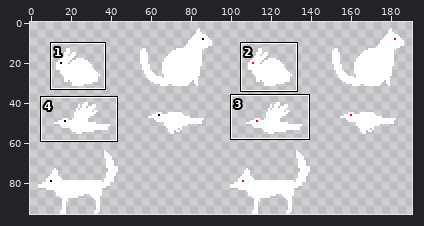
Sprite sheet, stored at assets/graphics/Animals.png. The picture above shows the old version from afar; the outline marks the close-up.
Close-up. Earlier state:
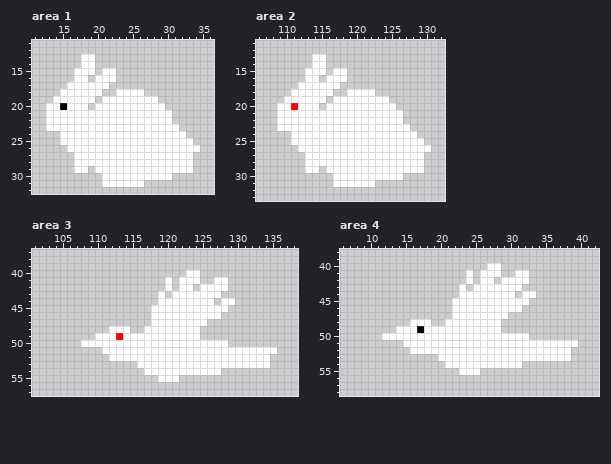
The file is 192x96 pixels. Shown: area 1: x 11..36, y 11..32; area 2: x 106..132, y 11..33; area 3: x 101..138, y 37..57; area 4: x 6..42, y 38..58. The wide view leaves out empty margins. The commit also changed other parts of the picture, which this record leaves out.
After the commit:
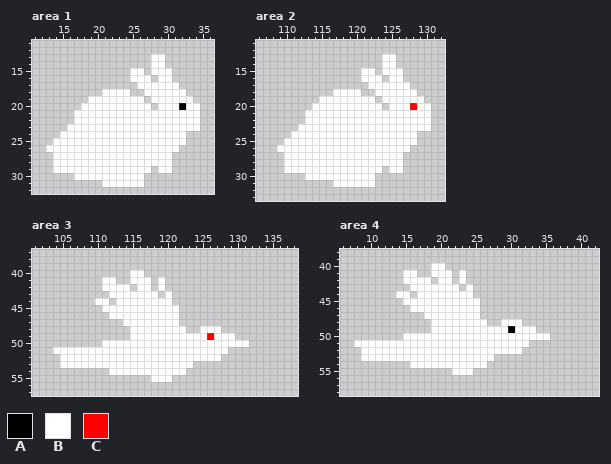
Palette (. is transparent): A #000000  B #ffffff  C #ff0000
Edits made:
Changed rows in their new state; - is an unchanged pixel.
Area 1:
first column x 13:
13 -----..--------BB-----
14 -----..--------BB-----
15 ----...-..--BB-BBB----
16 ----..-...--BBB-BB----
17 ---......----BBBBBB---
18 --......BB--..BBBBBB--
19 -.....-B------.-BBBBB-
20 .....-B--------.-BBABB
21 ....--------------BBBB
22 ....--------------BBBB
23 ...----------------BBB
25 -B------------------.-
26 BBB----------------...
27 -BBB--------------...-
28 -BBB--------------...-
29 -BBB--B--------.--...-
30 ----BBBB------....----
Area 2:
first column x 109:
13 -----..--------BB-----
14 -----..--------BB-----
15 ----...-..--BB-BBB----
16 ----..-...--BBB-BB----
17 ---......----BBBBBB---
18 --......BB--..BBBBBB--
19 -.....-B------.-BBBBB-
20 .....-B--------.-BBCBB
21 ....--------------BBBB
22 ....--------------BBBB
23 ...----------------BBB
25 -B------------------.-
26 BBB----------------...
27 -BBB--------------...-
28 -BBB--------------...-
29 -BBB--B--------.--...-
30 ----BBBB------....----
Area 3:
first column x 104:
40 -----------BB------..-----------
41 -------BB--BBB-B.-...--..-------
42 -------BBBB-BB-B.-..-....-------
43 --------BBBBBBB.B.......--------
44 ------BB-BBBBBB--......-..------
45 -------BBBBBBB----.......-------
46 --------BBBBBB----......--------
47 ----------BBBB----....----------
48 --------...BB------..BBB--------
49 ------.....----------BCBBB------
50 ----...------------------BBB----
51 BBBBBBB------------------.......
52 -BBBBBBB----------------.......-
53 -BBBBBBBBBBB--------...........-
54 --------BBBBB------.....--------
55 --------------B--.--------------
Area 4:
first column x 8:
40 -----------BB------..-----------
41 -------BB--BBB-B.-...--..-------
42 -------BBBB-BB-B.-..-....-------
43 --------BBBBBBB.B.......--------
44 ------BB-BBBBBB--......-..------
45 -------BBBBBBB----.......-------
46 --------BBBBBB----......--------
47 ----------BBBB----....----------
48 --------...BB------..BBB--------
49 ------.....----------BABBB------
50 ----...------------------BBB----
51 BBBBBBB------------------.......
52 -BBBBBBB----------------.......-
53 -BBBBBBBBBBB--------...........-
54 --------BBBBB------.....--------
55 --------------B--.--------------
Where, in picture pixels (left, top, right, bottom), the same in both close-ups:
changed: (46, 54, 200, 180)
changed: (277, 54, 431, 180)
changed: (53, 270, 277, 382)
changed: (354, 263, 578, 375)
